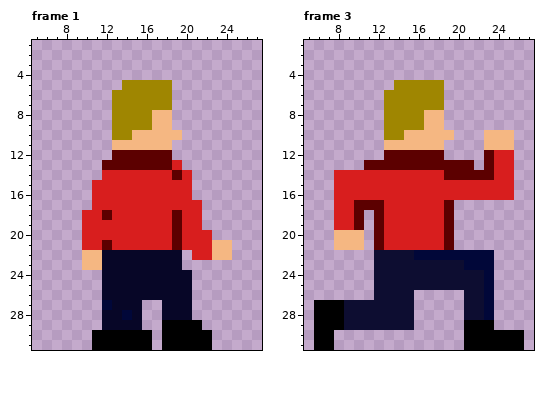
A animated GIF sprite gets an edit: src/main/resources/static/media/gifs/enemy-move-down.gif. The picture above was drawn from the file before the commit.
The file is 32x32 pixels, 9 frames. Shown: frame 1: x 5..27, y 1..31; frame 3: x 5..27, y 1..31. The commit also changed other frames, which this record leaves out.
After:
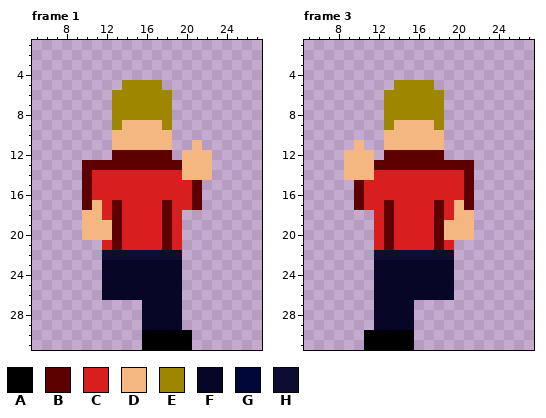
Palette (. is transparent): A #000000  B #5c0000  C #d81e1e  D #f5b782  E #9f8601  F #070627  G #010739  H #0d0d31
Diff:
Frame 1:
y 5: x 18 E -> .
y 8: x 17..18 DD -> EE
y 9: x 14..16 EEE -> DDD; x 18 D -> E
y 10: x 13..14 EE -> DD; x 19 D -> .
y 11: x 21 . -> D
y 12: x 20..22 ... -> DDD
y 13: x 10..11 .. -> BB; x 19..22 C... -> BDDD
y 14: x 10..11 .. -> BC; x 19..22 BC.. -> CDDD
y 15..16: x 10 . -> B; x 21 . -> B
y 17: x 10..11 .C -> BD; x 13 C -> B; x 18 C -> B; x 21 C -> B
y 18: x 10..13 CCBC -> DDCB; x 18..21 CBCC -> BC..
y 19: x 10..13 CCCC -> DDDB; x 18..21 CBCC -> BC..
y 20: x 10..13 CCCC -> DDDB; x 18..22 CBCCC -> BC...
y 21: x 10..13 CCBC -> ..CB; x 18..24 CBCCCDD -> BC.....
y 22: x 10..19 DDFFFFFFFF -> ..HHHHHHHH; x 21..24 CCDD -> ....
y 23: x 10..11 DD -> ..
y 24..26: x 20 F -> .
y 27: x 12..17 GFFF.. -> ....FF; x 20 F -> .
y 28: x 12..17 FFGF.. -> ....FF; x 20 F -> .
y 29: x 12..21 FFFF..AAAA -> ....FFFF..
y 30..31: x 11..15 AAAAA -> .....; x 17 . -> A; x 21..22 AA -> ..
Frame 3:
y 5: x 18 E -> .
y 8: x 17..18 DD -> EE
y 9: x 14..16 EEE -> DDD; x 18 D -> E
y 10: x 13..14 EE -> DD; x 19 D -> .; x 23..25 DDD -> ...
y 11: x 10 . -> D; x 23..25 DDD -> ...
y 12: x 9..11 ... -> DDD; x 23..25 BCC -> ...
y 13: x 9..11 ..B -> DDD; x 23..25 BCC -> ...
y 14: x 8..11 CCCC -> .DDD; x 19..20 BB -> CC; x 22..25 BBCC -> ....
y 15..16: x 8..10 CCC -> ..B; x 21..25 CCCCC -> B....
y 17: x 8..9 CC -> ..; x 11..13 BBC -> CCB; x 18..21 CB.. -> BCDB
y 18: x 8..10 CCB -> ...; x 12..13 BC -> CB; x 18..21 CB.. -> BCDD
y 19: x 8..10 CCB -> ...; x 12..13 BC -> CB; x 18..21 CB.. -> BDDD
y 20: x 8..10 DDD -> ...; x 12..13 BC -> CB; x 18..21 CB.. -> BDDD
y 21: x 8..10 DDD -> ...; x 12..13 BC -> CB; x 18..19 CB -> BC
y 22: x 16..23 GGGGGGGG -> HHHH....
y 23: x 12..23 HHHHHHHHHGGG -> FFFFFFFF....
y 24..25: x 12..23 HHHHHHHHHHHG -> FFFFFFFF....
y 26: x 12..19 HHHH.... -> FFFFFFFF; x 21..23 HHG -> ...
y 27..28: x 6..15 AAAHHHHHHH -> ......FFFF; x 21..23 HHG -> ...
y 29: x 6..15 AAAHHHHHHH -> ......FFFF; x 21..23 AAA -> ...
y 30..31: x 6..7 AA -> ..; x 11..15 ..... -> AAAAA; x 21..26 AAAAAA -> ......
Boxes around the changes in both pictures, in picture pixels (x1, y1, x2, y2):
changed: (82, 80, 232, 350)
changed: (314, 80, 524, 350)
